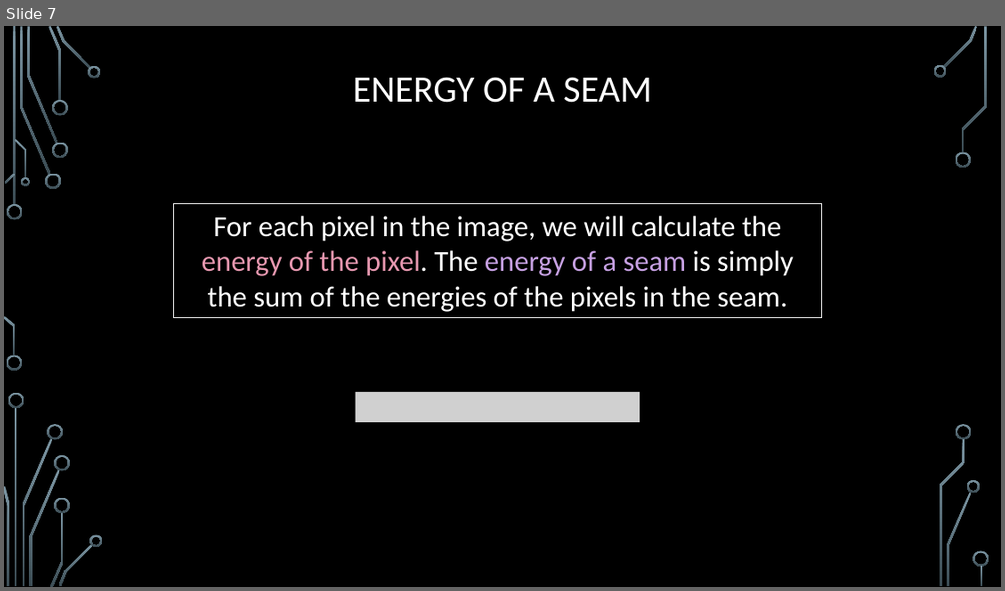
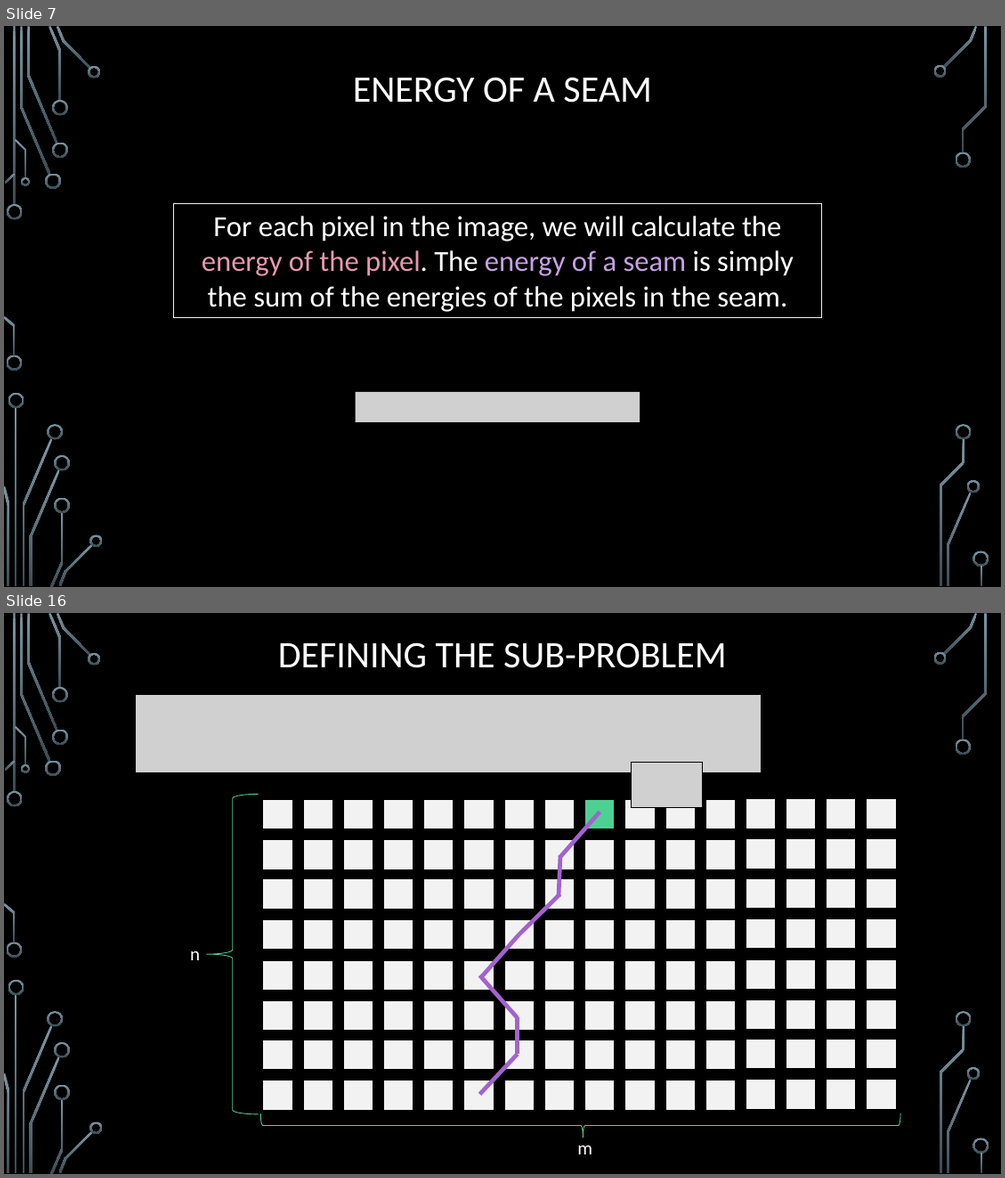
Before and after one commit to markfloryan/dsa2, a slide deck: slides/05-6-SeamCarving.pptx. Shown one above the other, each under a label of ours: slide 7 before the commit, slides 7 and 16 after it; the slides between them are not shown. The pictures are 1005x591 and 1005x1178 pixels, drawn with LibreOffice and Linux fonts; fonts in the diff are those of the drawing; grey boxes stand for pictures; background and template pictures are left out. Boxes give left, top, right and bottom in pixels: in the first picture for what was removed or moved away, otherwise in the second. Text is boxed around its words. In the diff, an @@ line names an element or a change of style, - is before the commit and + after.

```diff
--- a/slides/05-6-SeamCarving.pptx
+++ b/slides/05-6-SeamCarving.pptx
@@ slide 16 added at (4, 613, 1001, 1174), background picture (left out); not listed: 36 template elements that a slide beside it also shows @@
@@ title added at (278, 642, 727, 668), 36 pt, text #FFFFFF @@
+DEFINING THE SUB-PROBLEM
@@ picture added at (135, 695, 760, 772) @@
@@ group added at (190, 763, 900, 1154): 128 rectangles, 7 lines, 2 left braces, 2 texts, 1 picture @@
+n
+m
```
Also in this commit, not shown: 1 slide changed, 16 other slides added, 8 other files.
